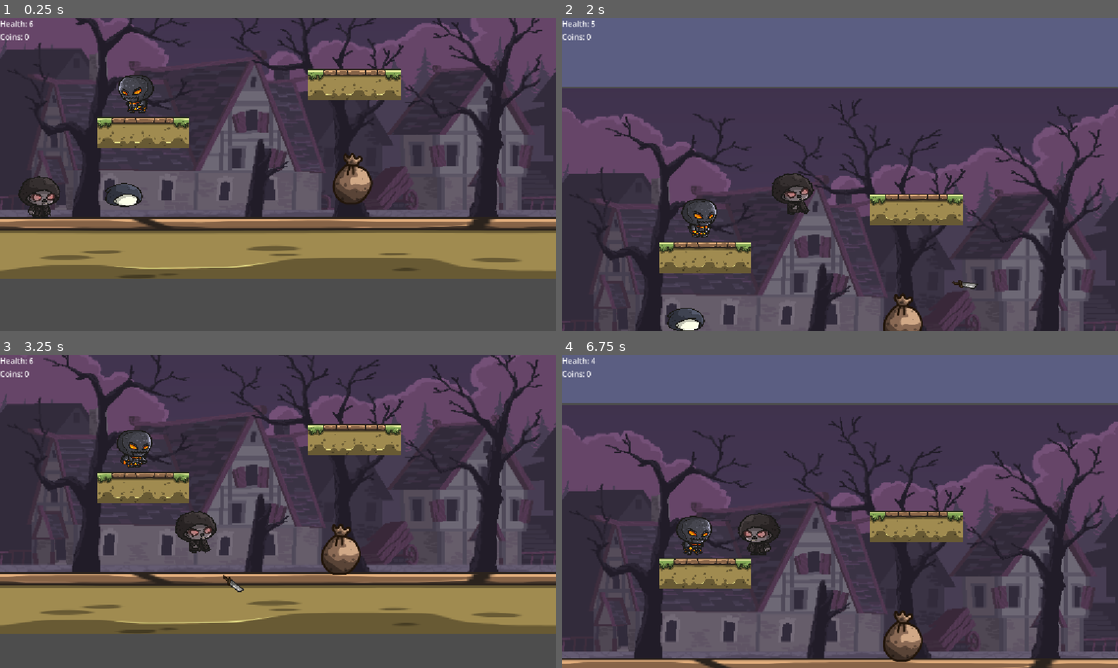
Above: before the commit, frames 1-4 (two rows, left to right).
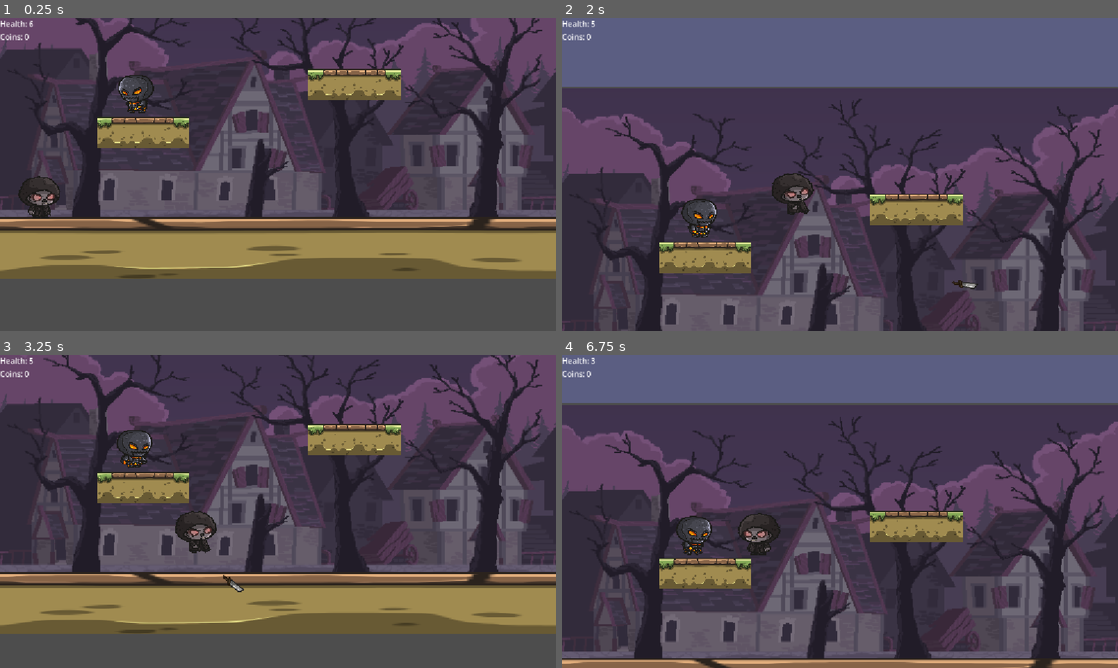
Above: after the commit, the same moments.

Repository: Jbrand3/FinalBob
Game: Godot game, scene res://main.tscn
The game is run twice, just before and just after one commit, with the same random seed, the same clock (stepped at 60 frames per second) and the same inputs.
Inputs (mouse positions are in pixels of both pictures, inside the frame that each line leads up to):
- Up to frame 1 (0.25 s): no input
- Up to frame 2 (2 s): move the mouse to (962, 158) at 0.52 s; hold D (move_right) from 0.53 s (still down); click (962, 158) at 0.67 s; tap Space (jump) at 0.77, 1.52 s; move the mouse to (728, 190) at 1.27 s
- Up to frame 3 (3.25 s): move the mouse to (333, 442) at 2.02 s; release D (move_right) at 2.03 s; hold A (move_left) 2.03-2.78 s; move the mouse to (250, 574) at 2.77 s; hold D (move_right) from 2.78 s (still down); click (250, 574) at 2.92 s; tap Space (jump) at 3.02 s
- Up to frame 4 (6.75 s): move the mouse to (1006, 558) at 3.52 s; tap Space (jump) at 3.77, 4.52, 6.02 s; move the mouse to (673, 464) at 4.27 s; release D (move_right) at 4.28 s; hold A (move_left) 4.28-5.03 s; move the mouse to (867, 511) at 5.02 s; hold D (move_right) 5.03-5.78 s; click (867, 511) at 5.17 s; move the mouse to (756, 433) at 5.77 s; hold A (move_left) from 5.78 s (still down); move the mouse to (962, 495) at 6.52 s

The runs differ from the first frame. In frame 1, 1.1% of the frame differs, in the area x 18-68%, y 43-61%; in frame 2, 0.9%; in frame 3, 0.7%; in frame 4, 0.7%.

Commit message:
walls on the maps push

Diff:
--- a/BobIcy/map_1.tscn
+++ b/BobIcy/map_1.tscn
@@ -5,8 +5,7 @@
 [ext_resource type="Texture2D" uid="uid://cknnrtajmsh02" path="res://background 3/orig.png" id="3_1q0j8"]
 [ext_resource type="PackedScene" uid="uid://cugbu4w0rbbx5" path="res://platform.tscn" id="4_n2bu5"]
 [ext_resource type="PackedScene" uid="uid://2oqfqxx5b61g" path="res://enemy.tscn" id="5_fpksy"]
-[ext_resource type="PackedScene" uid="uid://dwod1c8k5hdse" path="res://coin.tscn" id="6_bhpv2"]
-[ext_resource type="PackedScene" uid="uid://o2feuimly0k8" path="res://health_pickup.tscn" id="7_avvnj"]
+[ext_resource type="PackedScene" uid="uid://dlwfsuau0217c" path="res://walls.tscn" id="8_il6ja"]
 
 [sub_resource type="RectangleShape2D" id="RectangleShape2D_cs4na"]
 size = Vector2(1176, 120)
@@ -48,9 +47,7 @@
 [node name="Enemy" parent="." unique_id=1002592887 instance=ExtResource("5_fpksy")]
 position = Vector2(240, 232)
 
-[node name="Coins" parent="." unique_id=707856475 instance=ExtResource("6_bhpv2")]
-z_index = 1
-position = Vector2(744, 480)
+[node name="Walls" parent="." unique_id=303640488 instance=ExtResource("8_il6ja")]
 
-[node name="health_pickup" parent="." unique_id=931283782 instance=ExtResource("7_avvnj")]
-position = Vector2(240, 504)
+[node name="Walls2" parent="." unique_id=1626467509 instance=ExtResource("8_il6ja")]
+position = Vector2(1140, -11)
--- a/BobIcy/map_2.tscn
+++ b/BobIcy/map_2.tscn
@@ -2,6 +2,7 @@
 
 [ext_resource type="PackedScene" uid="uid://cugbu4w0rbbx5" path="res://platform.tscn" id="2_0nuxv"]
 [ext_resource type="PackedScene" uid="uid://2oqfqxx5b61g" path="res://enemy.tscn" id="3_5wxai"]
+[ext_resource type="PackedScene" uid="uid://dlwfsuau0217c" path="res://walls.tscn" id="4_frbht"]
 [ext_resource type="Texture2D" uid="uid://dmt8odqkl2kr8" path="res://background 3/5.png" id="4_igs0g"]
 
 [node name="Map_2" type="Node2D" unique_id=1719398828]
@@ -33,3 +34,8 @@
 
 [node name="Enemy2" parent="." unique_id=1108856226 instance=ExtResource("3_5wxai")]
 position = Vector2(120, 320)
+
+[node name="Walls" parent="." unique_id=303640488 instance=ExtResource("4_frbht")]
+
+[node name="Walls2" parent="." unique_id=245113905 instance=ExtResource("4_frbht")]
+position = Vector2(1149, -21)
--- a/BobIcy/map_3.tscn
+++ b/BobIcy/map_3.tscn
@@ -2,6 +2,7 @@
 
 [ext_resource type="Texture2D" uid="uid://7wjyqc7wsvnn" path="res://background 3/3.png" id="1_3ioft"]
 [ext_resource type="PackedScene" uid="uid://cugbu4w0rbbx5" path="res://platform.tscn" id="2_fm2dq"]
+[ext_resource type="PackedScene" uid="uid://dlwfsuau0217c" path="res://walls.tscn" id="3_ae20f"]
 
 [node name="Map_3" type="Node2D" unique_id=119447440]
 
@@ -22,3 +23,9 @@
 
 [node name="StaticBody2D3" parent="." unique_id=255588417 instance=ExtResource("2_fm2dq")]
 position = Vector2(12, 463)
+
+[node name="Walls" parent="." unique_id=303640488 instance=ExtResource("3_ae20f")]
+position = Vector2(3, -20)
+
+[node name="Walls2" parent="." unique_id=521355441 instance=ExtResource("3_ae20f")]
+position = Vector2(1157, -17)
--- a/BobIcy/map_4.tscn
+++ b/BobIcy/map_4.tscn
@@ -2,6 +2,7 @@
 
 [ext_resource type="Texture2D" uid="uid://umuekmabc7g5" path="res://background 4/2.png" id="1_5sfmx"]
 [ext_resource type="PackedScene" uid="uid://cugbu4w0rbbx5" path="res://platform.tscn" id="2_v5vfm"]
+[ext_resource type="PackedScene" uid="uid://dlwfsuau0217c" path="res://walls.tscn" id="3_mvbas"]
 
 [node name="Map_4" type="Node2D" unique_id=1493646327]
 
@@ -24,3 +25,8 @@
 
 [node name="StaticBody2D4" parent="." unique_id=2116913642 instance=ExtResource("2_v5vfm")]
 position = Vector2(968, 136)
+
+[node name="Walls" parent="." unique_id=303640488 instance=ExtResource("3_mvbas")]
+
+[node name="Walls2" parent="." unique_id=1771953299 instance=ExtResource("3_mvbas")]
+position = Vector2(1152, -12)
--- /dev/null
+++ b/BobIcy/walls.tscn
@@ -0,0 +1,11 @@
+[gd_scene format=3 uid="uid://dlwfsuau0217c"]
+
+[sub_resource type="RectangleShape2D" id="RectangleShape2D_8tonq"]
+size = Vector2(29, 656)
+
+[node name="Walls" type="StaticBody2D" unique_id=303640488]
+position = Vector2(7, -3)
+
+[node name="CollisionShape2D" type="CollisionShape2D" parent="." unique_id=551378771]
+position = Vector2(-2, 338)
+shape = SubResource("RectangleShape2D_8tonq")
